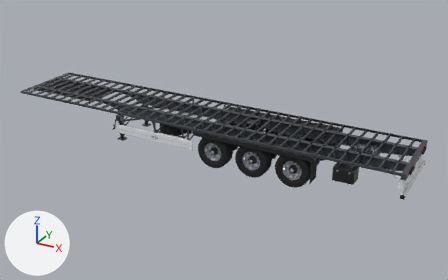
An edit to the glTF model src/assets/models/standart-chassis.glb, drawn before and after from the same camera.
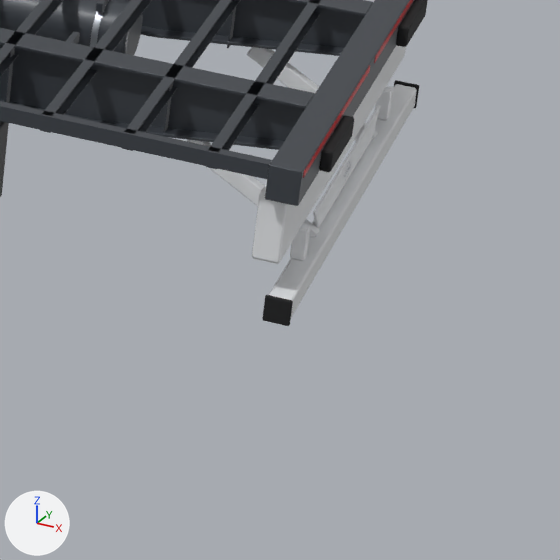
Each version is shown whole from a camera (50 mm lens) standing at (2.78, -16.16, 8.52) and looking at (-6.22, 0.2, 0.34), then close up on the part from 80% to 100% of the width and 53% to 85% of the height. Every picture has the same lights, and +X, +Y and +Z are marked at lower left. The older version's two pictures come first. Vertices at exactly the same position are counted once.
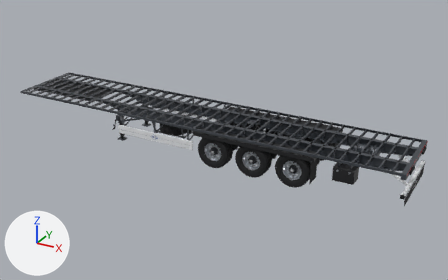
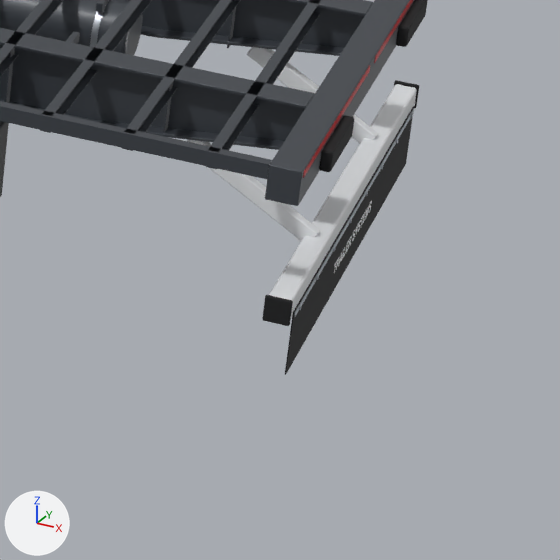
Where the change shows, as pixel boxes (x1, y1, x2, y2) in the close-ups (560 x 560 px; the box of a moved part takes in the faces that stretch with it):
'Mesh_0', reshaped
    before: (0, 0, 428, 326)
    after: (0, 0, 428, 375)
part 1 of me_mesh_0, added
    after: (285, 106, 414, 375)
part 2 of me_mesh_0, moved or reshaped
    before: (252, 60, 402, 264)
    after: (294, 108, 414, 317)
part 3 of me_mesh_0, deleted
    before: (252, 45, 406, 263)
part 4 of me_mesh_0, built on
    before: (199, 48, 375, 233)
    after: (261, 63, 413, 310)
part 5 of me_mesh_0, surface changed
    both: (256, 43, 419, 326)

The change in detail:
Material 'MudflapPrint' (mat_mudflapprint) is new.
Its base color is (0.888, 0.896, 0.913) (white #f2f3f5).
me_mesh_0 is used by ob_mesh_0; location (0.0, 0.0, 0.0).
me_mesh_0 had 23548 vertices, 45694 faces and spanned x -13.69..0.03, y -1.27..1.27, z 0.0..1.22.
me_mesh_0 now has 26770 vertices, 52096 faces and spans x -13.69..0.03, y -1.27..1.27, z 0.0..1.22.
me_mesh_0 part 1: a new loose piece, a box spanning x -0.0049..0.0, y -1.15..1.15, z 0.2..0.505, in mat_rubber (black #141517).
me_mesh_0 part 2: the loose piece of 56 vertices spanning x -0.2..-0.08, y -1.17..1.17, z 0.72..0.74 is scaled about its middle by (-0.0014, 0.976, 1.43), then moved by (0.14, 0.0, -0.24), in mat_galvanized (grey #a9afb6).
me_mesh_0 part 3: 9 loose pieces with 452 vertices, spanning x -0.2..-0.05, y -1.19..1.19, z 0.58..1.06, are deleted.
me_mesh_0 part 4: 4 vertices removed from x -0.64, y -0.57..0.57, z 0.94; 3662 vertices added at x -0.64..0.01, y -1.08..1.08, z 0.31..0.95.
me_mesh_0 part 5: 44592 kept faces spanning x -13.69..0.03, y -1.27..1.27, z 0.0..1.22 get new texture (UV) coordinates.
Other edits to the shape of me_mesh_0 do not show in these pictures.
me_mesh_0 gains material mat_mudflapprint (white #f2f3f5).
